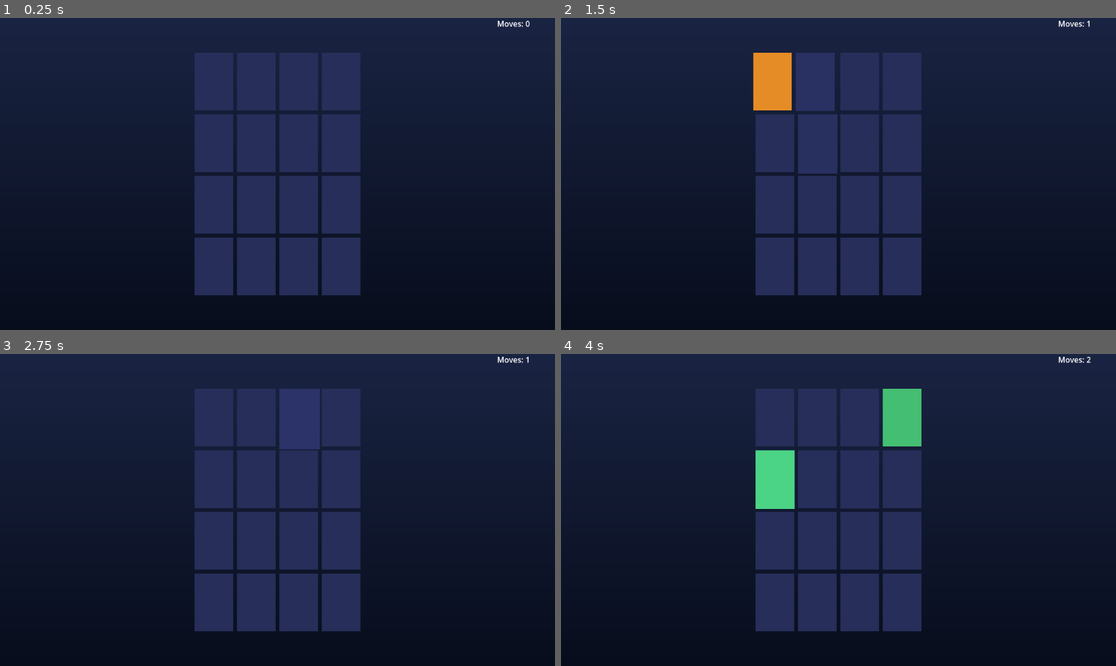
Above: before the commit, frames 1-4 (two rows, left to right).
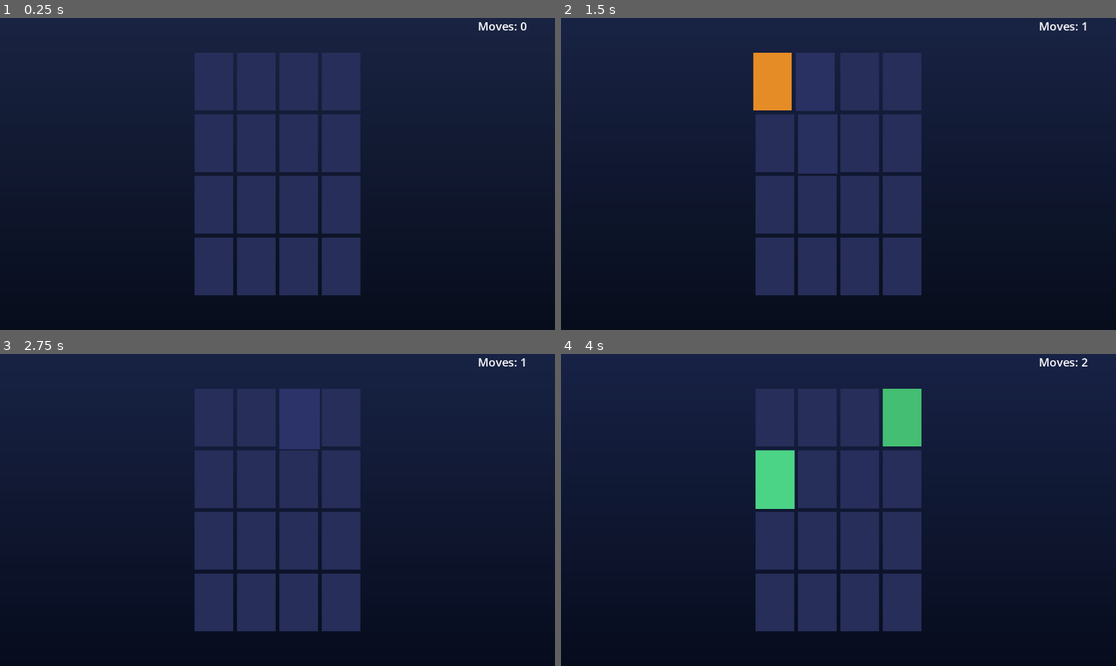
Above: after the commit, the same moments.

Repository: StephenWong-GIT/Card_Memory_Match
Game: Godot game, scene res://scenes/Game.tscn
Two runs of this game, one before a commit and one after it. Both use one fixed random seed, a clock stepped at 60 frames per second and the inputs below.
Inputs (mouse positions are in pixels of both pictures, inside the frame that each line leads up to):
- Up to frame 1 (0.25 s): no input
- Up to frame 2 (1.5 s): tap Enter at 0.5 s; drag from (777, 80) to (894, 105) at 0.52 s; tap Space at 1.25 s; drag from (816, 80) to (810, 236) at 1.27 s
- Up to frame 3 (2.75 s): tap Enter at 2 s; move the mouse to (299, 416) at 2.02 s; tap Ctrl at 2.1 s; click (299, 416) at 2.17 s
- Up to frame 4 (4 s): drag from (899, 416) to (672, 463) at 2.77 s; tap Space at 3.5 s; drag from (777, 478) to (866, 510) at 3.52 s

The runs differ from the first frame. In frame 1, 0.2% of the frame differs, in the area x 86-96%, y 0-5%; in frame 2, 0.2%; in frame 3, 0.2%; in frame 4, 0.2%.

Commit message:
Polish: Tier 4-6 move punch, win reveal, restart tweens, labels, ambient BG

Diff:
--- a/scenes/Game.tscn
+++ b/scenes/Game.tscn
@@ -56,9 +56,10 @@
 anchors_preset = 1
 anchor_left = 1.0
 anchor_right = 1.0
-offset_left = -120.0
-offset_bottom = 40.0
+offset_left = -160.0
+offset_bottom = 48.0
 grow_horizontal = 0
+theme_override_font_sizes/font_size = 24
 text = "Moves: 0"
 
 [node name="WinPanel" type="Control" parent="."]
@@ -96,7 +97,21 @@
 
 [node name="WinLabel" type="Label" parent="WinPanel/VBox"]
 layout_mode = 2
+theme_override_font_sizes/font_size = 32
 text = "You Win!"
+horizontal_alignment = 1
+
+[node name="FinalMovesLabel" type="Label" parent="WinPanel/VBox"]
+layout_mode = 2
+theme_override_font_sizes/font_size = 20
+text = "Final moves: 0"
+horizontal_alignment = 1
+
+[node name="PersonalBestLabel" type="Label" parent="WinPanel/VBox"]
+layout_mode = 2
+theme_override_font_sizes/font_size = 20
+theme_override_colors/font_color = Color(0.95, 0.78, 0.35, 1)
+text = "PERSONAL BEST!"
 horizontal_alignment = 1
 
 [node name="RestartButton" type="Button" parent="WinPanel/VBox"]
--- a/scripts/card.gd
+++ b/scripts/card.gd
@@ -175,7 +175,7 @@
 func _apply_interaction_visual() -> void:
 	if _state == State.MATCHED:
 		return
-	if _interact_tween != null and _interact_tween.is_valid():
+	if _interact_tween != null:
 		_interact_tween.kill()
 	_interact_tween = create_tween()
 	_interact_tween.set_trans(Tween.TRANS_CUBIC).set_ease(Tween.EASE_OUT)
@@ -208,14 +208,14 @@
 
 
 func _kill_flip_tween() -> void:
-	if _flip_tween != null and _flip_tween.is_valid():
+	if _flip_tween != null:
 		_flip_tween.kill()
 	_flip_tween = null
 	_face.scale.x = 1.0
 
 
 func _start_match_pulse() -> void:
-	if _pulse_tween != null and _pulse_tween.is_valid():
+	if _pulse_tween != null:
 		_pulse_tween.kill()
 	_pulse_tween = create_tween()
 	_pulse_tween.set_loops()
--- a/scripts/game.gd
+++ b/scripts/game.gd
@@ -3,9 +3,19 @@
 const PAIR_COUNT := 8
 const CARD_COUNT := 16
 
+const _TWEEN_TRANS_UI := Tween.TRANS_CUBIC
+const _TWEEN_EASE_UI := Tween.EASE_OUT
+const _MOVE_PUNCH_SCALE := 1.12
+const _RESTART_HOVER_SCALE := 1.06
+const _RESTART_PRESS_MULT := 0.96
+
 @onready var _grid: GridContainer = $CenterContainer/GridContainer
 @onready var _move_label: Label = $UI/MoveLabel
+@onready var _background: TextureRect = $Background
 @onready var _win_panel: Control = $WinPanel
+@onready var _win_vbox: VBoxContainer = $WinPanel/VBox
+@onready var _final_moves_label: Label = $WinPanel/VBox/FinalMovesLabel
+@onready var _personal_best_label: Label = $WinPanel/VBox/PersonalBestLabel
 @onready var _restart_button: Button = $WinPanel/VBox/RestartButton
 
 var _card_scene: PackedScene = preload("res://scenes/Card.tscn")
@@ -16,12 +26,24 @@
 var _moves: int = 0
 var _matches: int = 0
 
+var _move_label_tween: Tween
+var _win_reveal_tween: Tween
+var _ambient_tween: Tween
+var _restart_tween: Tween
+var _restart_hovering: bool = false
+
 
 func _ready() -> void:
 	_rng.randomize()
 	_win_panel.visible = false
 	_restart_button.pressed.connect(_on_restart_pressed)
+	_restart_button.mouse_entered.connect(_on_restart_mouse_entered)
+	_restart_button.mouse_exited.connect(_on_restart_mouse_exited)
+	_restart_button.gui_input.connect(_on_restart_gui_input)
+	_restart_button.resized.connect(_on_restart_resized)
+	_on_restart_resized()
 	setup_board()
+	_start_background_ambience()
 
 
 func setup_board() -> void:
@@ -30,7 +52,8 @@
 	_locked = false
 	_moves = 0
 	_matches = 0
-	_update_move_label()
+	_update_move_label(false)
+	_reset_win_panel_for_hide()
 	_win_panel.visible = false
 	var deck := make_deck()
 	shuffle_deck(deck, _rng)
@@ -61,7 +84,7 @@
 		return
 
 	_moves += 1
-	_update_move_label()
+	_update_move_label(true)
 	_locked = true
 
 	var a: Control = _flipped[0]
@@ -76,7 +99,7 @@
 		_flipped.clear()
 		_locked = false
 		if _matches == PAIR_COUNT:
-			_win_panel.visible = true
+			await _present_win_screen()
 	else:
 		a.play_mismatch_feedback()
 		b.play_mismatch_feedback()
@@ -94,8 +117,97 @@
 	setup_board()
 
 
-func _update_move_label() -> void:
+func _on_restart_resized() -> void:
+	_restart_button.pivot_offset = _restart_button.size * 0.5
+
+
+func _on_restart_mouse_entered() -> void:
+	_restart_hovering = true
+	_tween_restart_to(_restart_target_scale())
+
+
+func _on_restart_mouse_exited() -> void:
+	_restart_hovering = false
+	_tween_restart_to(_restart_target_scale())
+
+
+func _on_restart_gui_input(event: InputEvent) -> void:
+	if not (event is InputEventMouseButton):
+		return
+	var mb := event as InputEventMouseButton
+	if mb.button_index != MOUSE_BUTTON_LEFT:
+		return
+	if mb.pressed:
+		_tween_restart_to(_restart_target_scale() * _RESTART_PRESS_MULT)
+	else:
+		_tween_restart_to(_restart_target_scale())
+
+
+func _restart_target_scale() -> float:
+	return _RESTART_HOVER_SCALE if _restart_hovering else 1.0
+
+
+func _tween_restart_to(factor: float) -> void:
+	if _restart_tween != null:
+		_restart_tween.kill()
+	_restart_tween = create_tween()
+	_restart_tween.set_trans(_TWEEN_TRANS_UI).set_ease(_TWEEN_EASE_UI)
+	_restart_tween.tween_property(_restart_button, "scale", Vector2(factor, factor), 0.14)
+
+
+func _present_win_screen() -> void:
+	_final_moves_label.text = "Final moves: %d" % _moves
+	_personal_best_label.text = "PERSONAL BEST!"
+	_win_panel.visible = true
+	await get_tree().process_frame
+	_win_vbox.pivot_offset = _win_vbox.size * 0.5
+	_win_panel.modulate = Color(1, 1, 1, 0)
+	_win_vbox.scale = Vector2(0.35, 0.35)
+	if _win_reveal_tween != null:
+		_win_reveal_tween.kill()
+	_win_reveal_tween = create_tween()
+	_win_reveal_tween.set_parallel(true)
+	_win_reveal_tween.set_trans(_TWEEN_TRANS_UI).set_ease(_TWEEN_EASE_UI)
+	_win_reveal_tween.tween_property(_win_panel, "modulate:a", 1.0, 0.38)
+	_win_reveal_tween.tween_property(_win_vbox, "scale", Vector2.ONE, 0.42)
+
+
+func _reset_win_panel_for_hide() -> void:
+	_win_panel.modulate = Color.WHITE
+	_win_vbox.scale = Vector2.ONE
+	_restart_button.scale = Vector2.ONE
+	_restart_hovering = false
+	if _win_reveal_tween != null:
+		_win_reveal_tween.kill()
+	if _restart_tween != null:
+		_restart_tween.kill()
+
+
+func _update_move_label(with_punch: bool = true) -> void:
 	_move_label.text = "Moves: %d" % _moves
+	if not with_punch:
+		if _move_label_tween != null:
+			_move_label_tween.kill()
+		_move_label.scale = Vector2.ONE
+		return
+	_move_label.pivot_offset = _move_label.size * 0.5
+	if _move_label_tween != null:
+		_move_label_tween.kill()
+	_move_label.scale = Vector2(_MOVE_PUNCH_SCALE, _MOVE_PUNCH_SCALE)
+	_move_label_tween = create_tween()
+	_move_label_tween.set_trans(_TWEEN_TRANS_UI).set_ease(_TWEEN_EASE_UI)
+	_move_label_tween.tween_property(_move_label, "scale", Vector2.ONE, 0.24)
+
+
+func _start_background_ambience() -> void:
+	if _ambient_tween != null:
+		_ambient_tween.kill()
+	_background.modulate = Color.WHITE
+	_ambient_tween = create_tween()
+	_ambient_tween.set_loops()
+	_ambient_tween.set_trans(Tween.TRANS_SINE).set_ease(Tween.EASE_IN_OUT)
+	_ambient_tween.tween_property(_background, "modulate", Color(0.92, 0.95, 1.04, 1), 4.0)
+	_ambient_tween.tween_property(_background, "modulate", Color(1.04, 0.96, 0.93, 1), 4.0)
 
 
 func get_moves() -> int:
